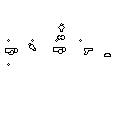
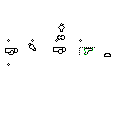
Layers edited between the first and the second 128 × 128 image:
painted on "Weapon sketch" over 79, 47, 95, 55
